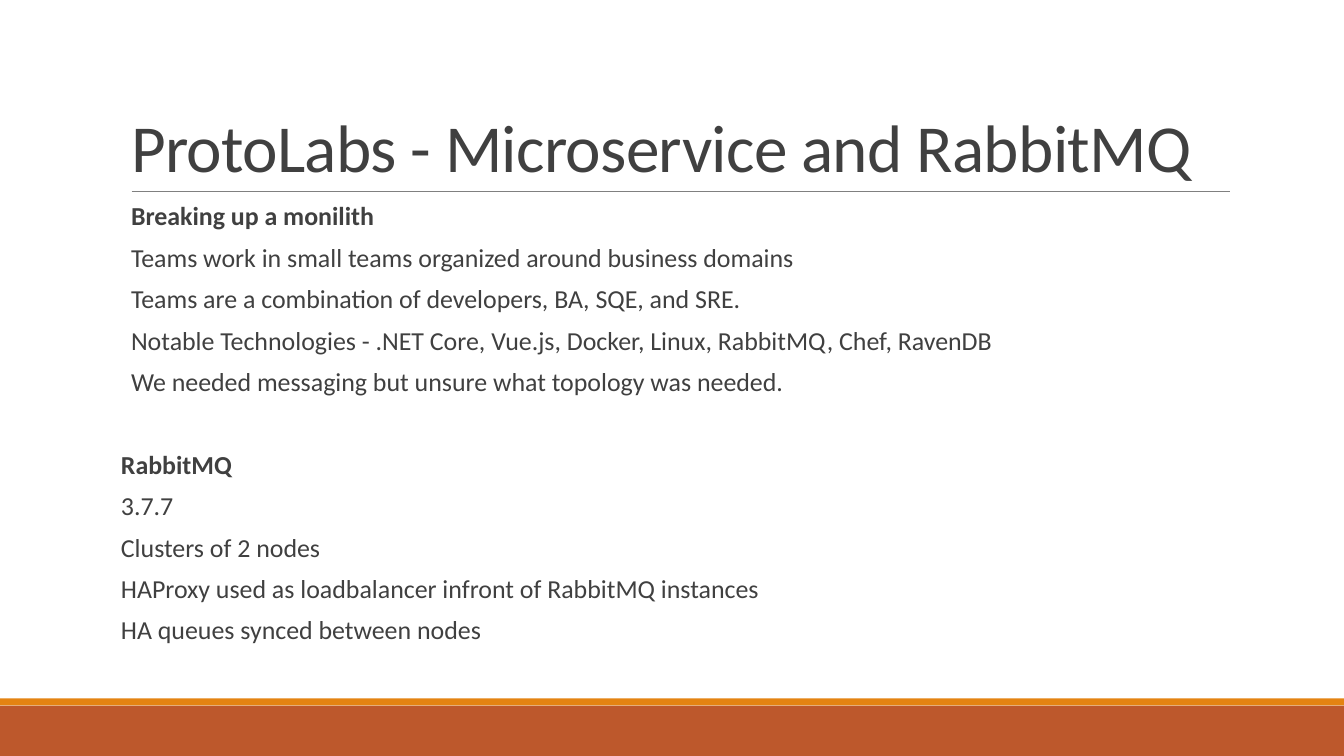
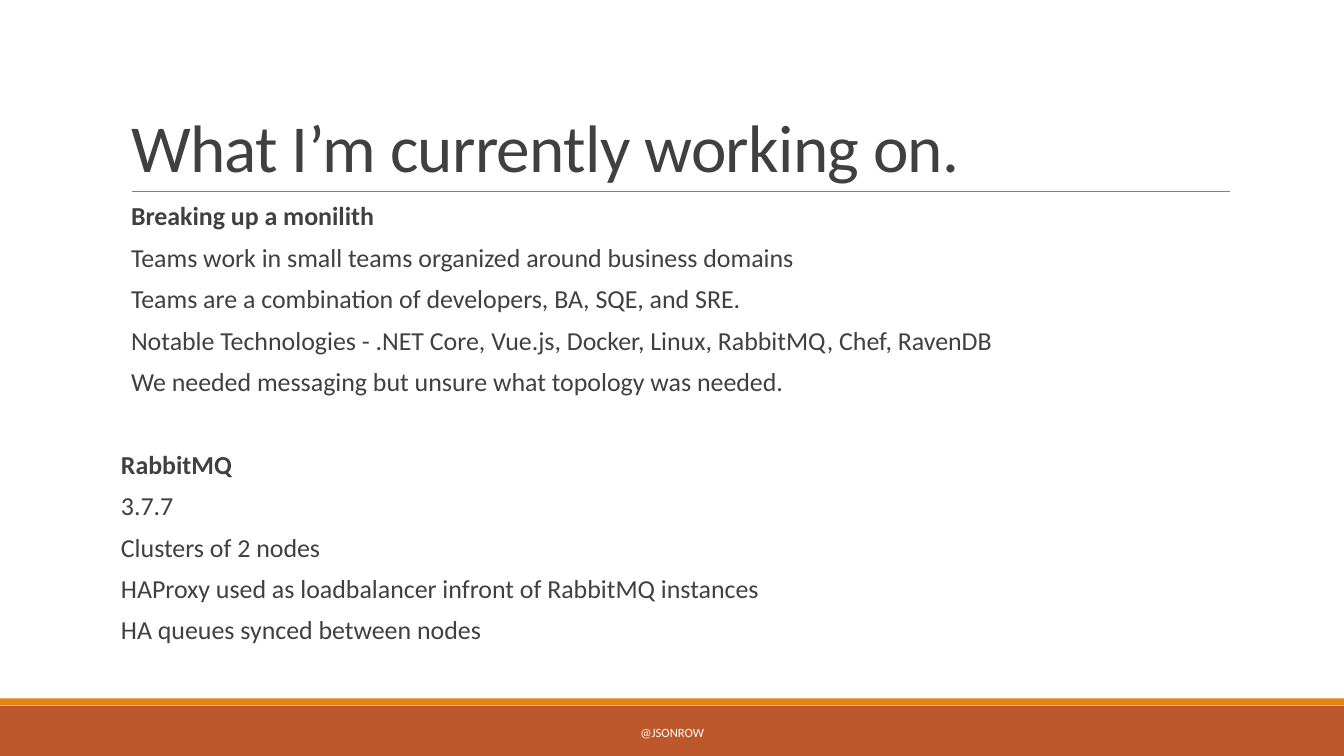
Before and after one commit to JasonRowe/TCCC23, a slide deck: slide 8 of Microservice_plumbing_with_RabbitMQ.pptx (slide 2 before the commit). Drawn at 1344x756 pixels with LibreOffice and Linux fonts; fonts in the diff are those of the drawing. Boxes give left, top, right and bottom in pixels: in the first picture for what was removed or moved away, otherwise in the second. Text is boxed around its words. In the diff, an @@ line names an element or a change of style, - is before the commit and + after.

```diff
--- a/Microservice_plumbing_with_RabbitMQ.pptx
+++ b/Microservice_plumbing_with_RabbitMQ.pptx
@@ title at (131,125,959,184): text changed @@
-ProtoLabs - Microservice and RabbitMQ
+What I’m currently working on.
@@ text added at (640,729,704,739), 9 pt, text #FFFFFF @@
+@JSONROW
```
Also in this commit, not shown: 28 other slides changed, 7 slides added, 7 slides removed, 14 other files.
